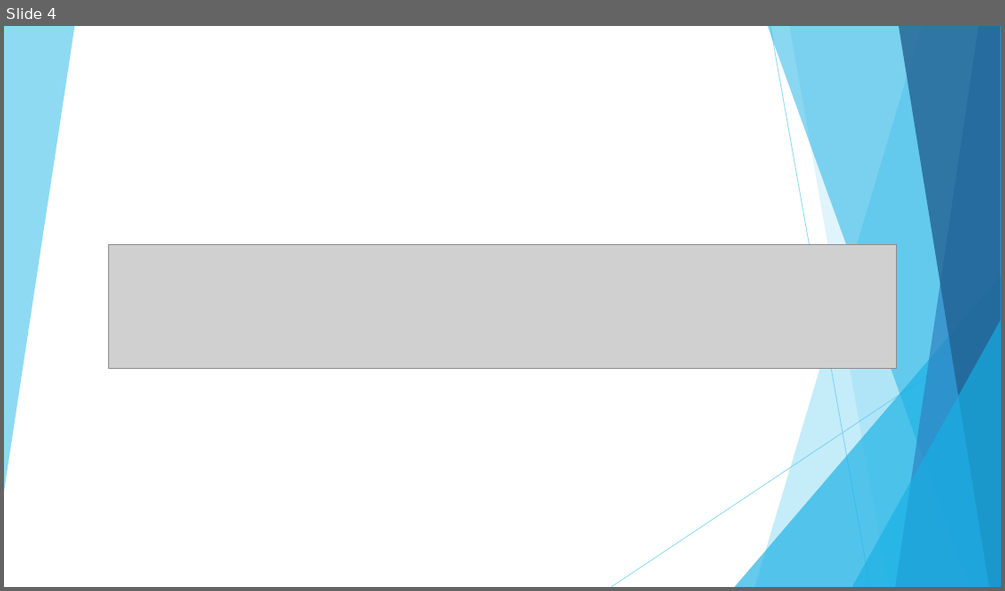
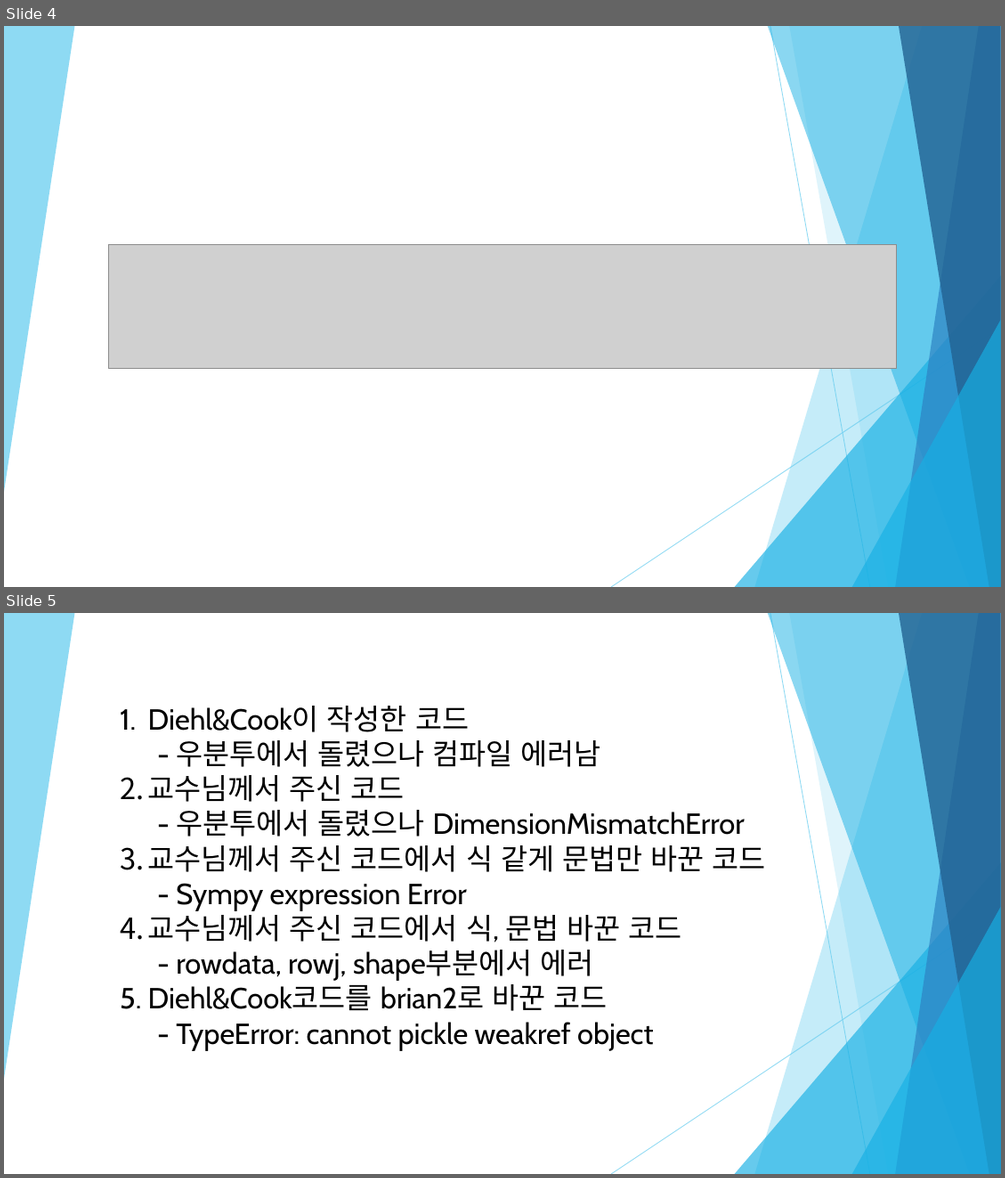
Before and after one commit to NeuromorphicComputingSystem-Lab/brian, a slide deck: files/presentation/ppt/brng_stoc_snn.py 발표/2021-11-08 brng_stoc_snn.py 발표자료.pptx. Shown one above the other, each under a label of ours: slide 4 before the commit, slides 4 and 5 after it. The pictures are 1005x591 and 1005x1178 pixels, drawn with LibreOffice and Linux fonts; fonts in the diff are those of the drawing; grey boxes stand for pictures. Boxes give left, top, right and bottom in pixels: in the first picture for what was removed or moved away, otherwise in the second. Text is boxed around its words. In the diff, an @@ line names an element or a change of style, - is before the commit and + after.

```diff
--- a/files/presentation/ppt/brng_stoc_snn.py 발표/2021-11-08 brng_stoc_snn.py 발표자료.pptx
+++ b/files/presentation/ppt/brng_stoc_snn.py 발표/2021-11-08 brng_stoc_snn.py 발표자료.pptx
@@ slide 5 added at box(4, 613, 1001, 1174), background #FFFFFF; not listed: 10 template elements that a slide beside it also shows @@
@@ text added at box(148, 706, 766, 1051), 28 pt, text #000000 @@
+1. Diehl&Cook이 작성한 코드
+  - 우분투에서 돌렸으나 컴파일 에러남
+2. 교수님께서 주신 코드
+  - 우분투에서 돌렸으나 DimensionMismatchError
+3. 교수님께서 주신 코드에서 식 같게 문법만 바꾼 코드
+  - Sympy expression Error
+4. 교수님께서 주신 코드에서 식, 문법 바꾼 코드
+  - rowdata, rowj, shape부분에서 에러
+5. Diehl&Cook코드를 brian2로 바꾼 코드
+  - TypeError: cannot pickle weakref object
```
Also in this commit, not shown: 5 other slides added, 6 slides removed.
